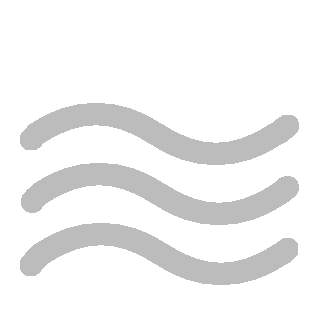
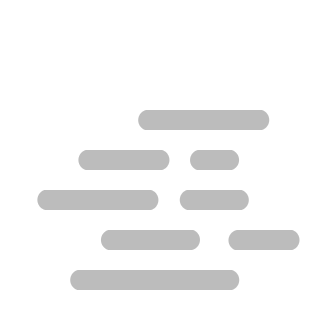
Before/after of a 320x320 layered artwork. What changed in the layer stack:
added group "Fog2" with 1 layers in group "Weather" over (x1=20, y1=103, x2=300, y2=290)
added layer "Lines" (1st of 7, in "Weather" › "Fog2") in group "Fog2" over (x1=20, y1=103, x2=300, y2=290)
hid group "Fog" (1 layers) over (x1=20, y1=103, x2=300, y2=290)
